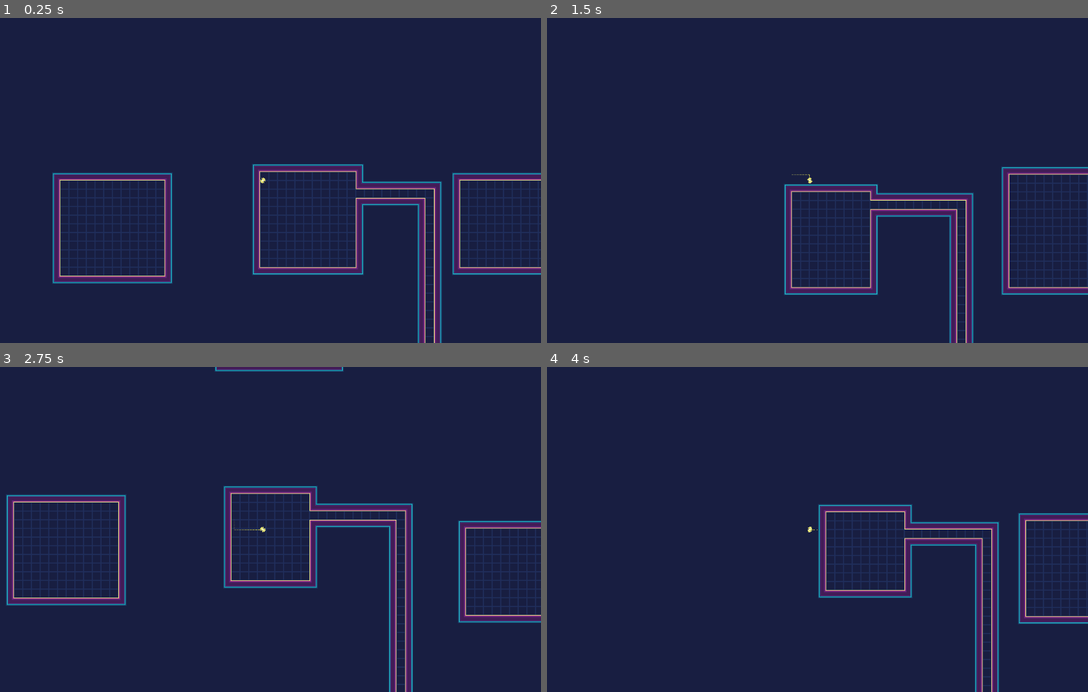
Above: before the commit, frames 1-4 (two rows, left to right).
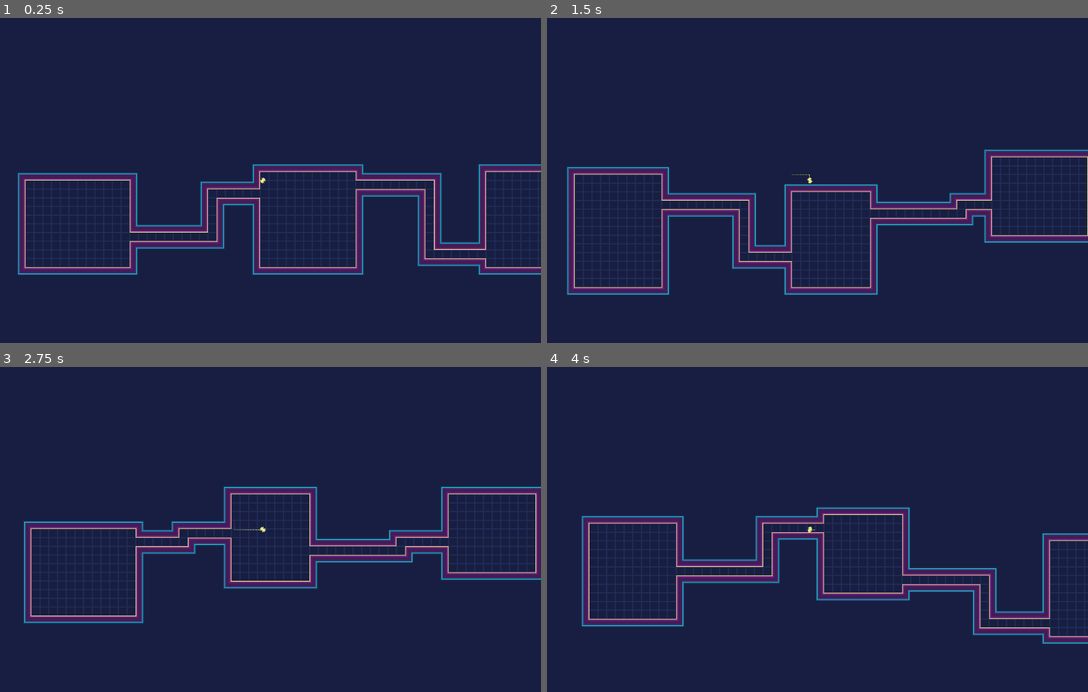
Above: after the commit, the same moments.

Repository: kosinaz/loop-breakerz
Game: Godot game, scene res://map.tscn
Two runs of this game, one before a commit and one after it. Both use one fixed random seed, a clock stepped at 60 frames per second and the inputs below.
Inputs (mouse positions are in pixels of both pictures, inside the frame that each line leads up to):
- Up to frame 1 (0.25 s): no input
- Up to frame 2 (1.5 s): tap Enter (ui_accept) at 0.5, 0.77 s; move the mouse to (931, 164) at 0.52 s; hold Right (ui_right) 0.53-1.28 s; click (931, 164) at 0.67 s; move the mouse to (698, 196) at 1.27 s; hold Down (ui_down) from 1.28 s (still down)
- Up to frame 3 (2.75 s): tap Enter (ui_accept) at 1.52 s; move the mouse to (319, 458) at 2.02 s; release Down (ui_down) at 2.03 s; hold Right (ui_right) from 2.03 s (still down)
- Up to frame 4 (4 s): move the mouse to (779, 594) at 2.77 s; release Right (ui_right) at 2.78 s; hold Up (ui_up) 2.78-3.53 s; click (779, 594) at 2.92 s; tap Enter (ui_accept) at 3.02, 3.77 s; move the mouse to (974, 578) at 3.52 s; hold Left (ui_left) from 3.53 s (still down)

The runs differ from the first frame. In frame 1, 8.9% of the frame differs, in the area x 3-100%, y 44-100%; in frame 2, 10%; in frame 3, 13%, in the area x 1-100%, y 0-100%; in frame 4, 12%.

Commit message:
add horizontal connections

Diff:
--- a/Loop Breakerz/map.gd
+++ b/Loop Breakerz/map.gd
@@ -43,7 +43,7 @@
 	}
 
 func add_neighbors(zone_position: Vector2):
-	var offsets = [Vector2(1, 0), Vector2(0, 1), Vector2(-1, 0), Vector2(0, -1)]
+	var offsets = [Vector2(-1, 0), Vector2(1, 0)] #, Vector2(-1, 0), Vector2(0, -1)]
 	var free_positions = []
 	for offset in offsets:
 		if not zones.has(zone_position + offset):
@@ -54,25 +54,47 @@
 	for free_position in free_positions:
 		generate_room(free_position)
 		connect_rooms(zone_position, free_position)
-		if randi() % 2:
-			break
+#		if randi() % 2:
+#			break
 
 func connect_rooms(zone_a_position: Vector2, zone_b_position: Vector2):
+	var room_a_position = Vector2()
+	var room_a_size = Vector2()
+	var room_b_position = Vector2()
+	var room_b_size = Vector2()
 	if zone_a_position.x < zone_b_position.x:
-		var room_a_position = zones[zone_a_position].position
-		var room_a_size = zones[zone_a_position].size
-		var wall_a_position = room_a_position + Vector2(room_a_size.x, 0)
-		var door_a_position = wall_a_position + Vector2(0, randi() % int(room_a_size.y - 4) + 2)
-		var corridor_a_position = door_a_position + Vector2(0, -1)
-		var corridor_ab_position = zone_a_position * zone_size + Vector2(zone_size.x - 3, door_a_position.y)
-		for x in range(corridor_a_position.x, corridor_ab_position.x + 3):
-			for y in range(corridor_a_position.y, corridor_a_position.y + 3):
+		room_a_position = zones[zone_a_position].position
+		room_a_size = zones[zone_a_position].size
+		room_b_position = zones[zone_b_position].position
+		room_b_size = zones[zone_b_position].size
+	if zone_b_position.x < zone_a_position.x:
+		room_a_position = zones[zone_b_position].position
+		room_a_size = zones[zone_b_position].size
+		room_b_position = zones[zone_a_position].position
+		room_b_size = zones[zone_a_position].size
+	var wall_a_position = room_a_position + Vector2(room_a_size.x, 0)
+	var door_a_position = wall_a_position + Vector2(0, randi() % int(room_a_size.y - 4) + 2)
+	var corridor_a_position = door_a_position + Vector2(0, -1)
+	var corridor_ab_position = zone_a_position * zone_size + Vector2(zone_size.x - 3, door_a_position.y)
+	if zone_b_position.x < zone_a_position.x:
+		corridor_ab_position -= zone_size
+	var door_b_position = room_b_position + Vector2(0, randi() % int(room_b_size.y - 4) + 2)
+	var corridor_b_position = door_b_position + Vector2(0, -1)
+	for x in range(corridor_a_position.x, corridor_ab_position.x + 3):
+		for y in range(corridor_a_position.y, corridor_a_position.y + 3):
+			tilemap.set_cellv(Vector2(x, y), tile_id)
+	for x in range(corridor_ab_position.x, corridor_ab_position.x + 3):
+		if door_a_position.y < door_b_position.y:
+			for y in range(door_a_position.y, door_b_position.y):
 				tilemap.set_cellv(Vector2(x, y), tile_id)
-		for x in range(3):
-			for y in range(zone_size.y):
-				tilemap.set_cellv(corridor_ab_position + Vector2(x, y), tile_id)
-		tilemap.update_bitmask_region(zone_a_position * zone_size, zone_b_position * zone_size + zone_size)
-
+		else:
+			for y in range(door_b_position.y, door_a_position.y):
+				tilemap.set_cellv(Vector2(x, y), tile_id)
+	for x in range(corridor_ab_position.x, corridor_b_position.x):
+		for y in range(corridor_b_position.y, corridor_b_position.y + 3):
+			tilemap.set_cellv(Vector2(x, y), tile_id)
+	tilemap.update_bitmask_region(zone_a_position * zone_size, zone_a_position * zone_size + zone_size)
+	tilemap.update_bitmask_region(zone_b_position * zone_size, zone_b_position * zone_size + zone_size)
 
 #	var doors = []
 #	# Top
